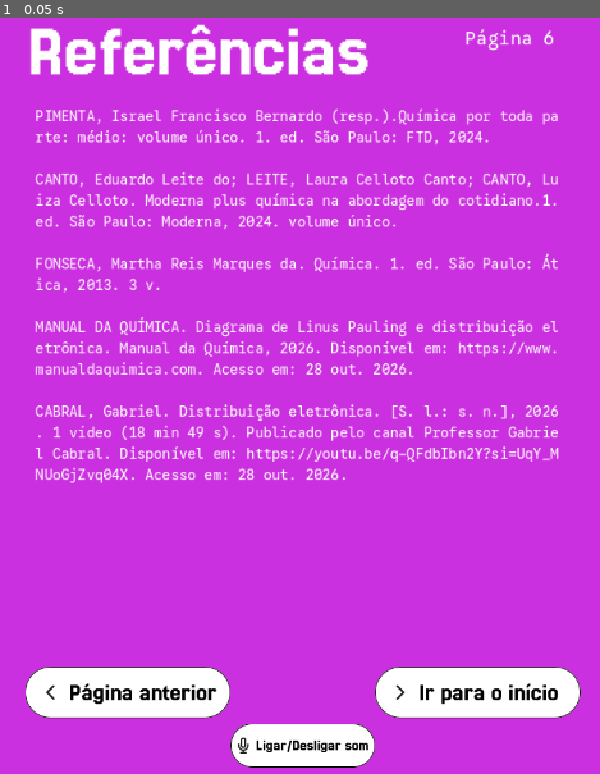
Above: before the commit, frame 1.
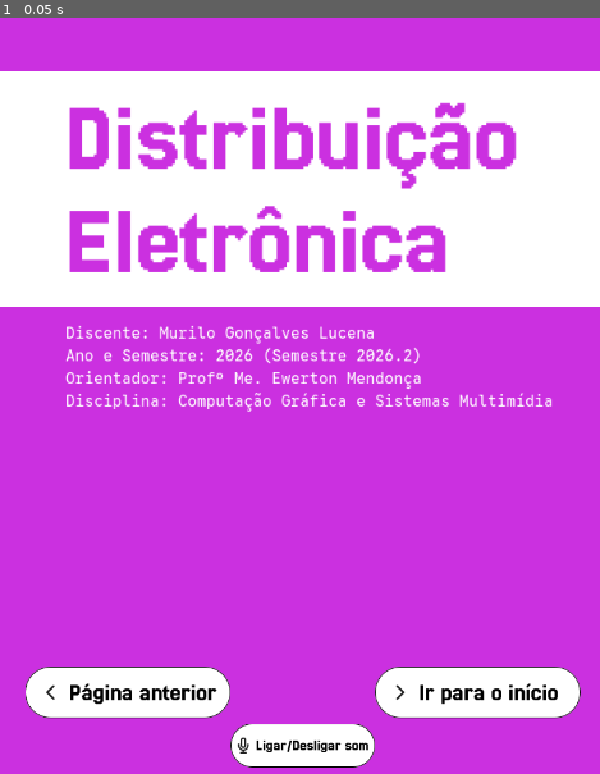
Above: after the commit, the same moment.

Repository: ilmoruuu/distribuicao-eletronica-CGSM
Game: Godot game, scene res://scenes/ContraCapa.tscn
Two runs of this game, one before a commit and one after it. Both use one fixed random seed, a clock stepped at 60 frames per second and the inputs below. This scene is started directly instead of the project's main scene.
Inputs:
- Up to frame 1 (0.05 s): no input

The runs differ from the first frame. In frame 1, 34% of the frame differs, in the area x 0-100%, y 0-62%.

Commit message:
feat: adição da tela de contra-capa

Diff:
--- a/distribuicao-eletronica-cgsm/scenes/ContraCapa.tscn
+++ b/distribuicao-eletronica-cgsm/scenes/ContraCapa.tscn
@@ -8,15 +8,12 @@
 
 [sub_resource type="LabelSettings" id="LabelSettings_itym7"]
 font = ExtResource("4_qu3kr")
-font_size = 96
+font_size = 128
+font_color = Color(0.79607844, 0.1882353, 0.8784314, 1)
 
-[sub_resource type="LabelSettings" id="LabelSettings_alf3y"]
+[sub_resource type="LabelSettings" id="LabelSettings_6o4we"]
 font = ExtResource("5_4ib4y")
-font_size = 24
-
-[sub_resource type="LabelSettings" id="LabelSettings_m5a1v"]
-font = ExtResource("5_4ib4y")
-font_size = 18
+font_size = 20
 
 [node name="ContraCapa" type="Node2D" unique_id=493268727]
 
@@ -62,37 +59,29 @@
 
 [node name="Node2D2" type="Node2D" parent="." unique_id=1397859668]
 
+[node name="ColorRect" type="ColorRect" parent="Node2D2" unique_id=979892640]
+offset_top = 113.0
+offset_right = 768.0
+offset_bottom = 415.0
+
 [node name="Label" type="Label" parent="Node2D2" unique_id=1079752193]
-offset_left = 35.0
-offset_top = 39.0
-offset_right = 473.0
-offset_bottom = 136.0
-text = "Referências"
+offset_left = 83.0
+offset_top = 135.0
+offset_right = 664.0
+offset_bottom = 396.0
+text = "Distribuição
+Eletrônica"
 label_settings = SubResource("LabelSettings_itym7")
 vertical_alignment = 2
 
-[node name="Label3" type="Label" parent="Node2D2" unique_id=885652751]
-offset_left = 595.0
-offset_top = 55.0
-offset_right = 710.0
-offset_bottom = 86.0
-text = "Página 6"
-label_settings = SubResource("LabelSettings_alf3y")
-vertical_alignment = 2
-
-[node name="Label2" type="Label" parent="Node2D2" unique_id=2996646]
-offset_left = 45.0
-offset_top = 159.0
-offset_right = 725.0
-offset_bottom = 759.0
-text = "PIMENTA, Israel Francisco Bernardo (resp.).Química por toda parte: médio: volume único. 1. ed. São Paulo: FTD, 2024.
-
-CANTO, Eduardo Leite do; LEITE, Laura Celloto Canto; CANTO, Luiza Celloto. Moderna plus química na abordagem do cotidiano.1. ed. São Paulo: Moderna, 2024. volume único.
-
-FONSECA, Martha Reis Marques da. Química. 1. ed. São Paulo: Ática, 2013. 3 v.
-
-MANUAL DA QUÍMICA. Diagrama de Linus Pauling e distribuição eletrônica. Manual da Química, 2026. Disponível em: https://www.manualdaquimica.com. Acesso em: 28 out. 2026.
-
-CABRAL, Gabriel. Distribuição eletrônica. [S. l.: s. n.], 2026. 1 vídeo (18 min 49 s). Publicado pelo canal Professor Gabriel Cabral. Disponível em: https://youtu.be/q-QFdbIbn2Y?si=UqY_MNUoGjZvq04X. Acesso em: 28 out. 2026."
-label_settings = SubResource("LabelSettings_m5a1v")
-autowrap_mode = 1
+[node name="Label2" type="Label" parent="Node2D2" unique_id=585693022]
+offset_left = 84.0
+offset_top = 435.0
+offset_right = 770.0
+offset_bottom = 602.0
+text = "Discente: Murilo Gonçalves Lucena
+Ano e Semestre: 2026 (Semestre 2026.2)
+Orientador: Profº Me. Ewerton Mendonça
+Disciplina: Computação Gráfica e Sistemas Multimídia
+"
+label_settings = SubResource("LabelSettings_6o4we")
--- /dev/null
+++ b/distribuicao-eletronica-cgsm/scenes/Referências.tscn
@@ -0,0 +1,98 @@
+[gd_scene format=3 uid="uid://8sdxecgkrwcp"]
+
+[ext_resource type="Texture2D" uid="uid://dw50yk4mqxhjg" path="res://assets/buttons/Botão Avançar.svg" id="1_53g2t"]
+[ext_resource type="Texture2D" uid="uid://cjnw4v4uvd7nr" path="res://assets/buttons/Botão Retornar.svg" id="2_xy1lq"]
+[ext_resource type="Texture2D" uid="uid://b8db1pute5s0" path="res://assets/buttons/Desativa som.svg" id="3_yifna"]
+[ext_resource type="FontFile" uid="uid://baej48sjobnwb" path="res://assets/fonts/Jersey25-Regular.ttf" id="4_6t31j"]
+[ext_resource type="FontFile" uid="uid://b64b1xyj42ae2" path="res://assets/fonts/GoogleSansCode-VariableFont_MONO,wght.ttf" id="5_pkxpt"]
+
+[sub_resource type="LabelSettings" id="LabelSettings_itym7"]
+font = ExtResource("4_6t31j")
+font_size = 96
+
+[sub_resource type="LabelSettings" id="LabelSettings_alf3y"]
+font = ExtResource("5_pkxpt")
+font_size = 24
+
+[sub_resource type="LabelSettings" id="LabelSettings_m5a1v"]
+font = ExtResource("5_pkxpt")
+font_size = 18
+
+[node name="ContraCapa" type="Node2D" unique_id=493268727]
+
+[node name="Node2D" type="Node2D" parent="." unique_id=1576075037]
+
+[node name="ColorRect" type="ColorRect" parent="Node2D" unique_id=2145652388]
+offset_right = 768.0
+offset_bottom = 1024.0
+color = Color(0.79607844, 0.1882353, 0.8784314, 1)
+
+[node name="Control" type="Control" parent="." unique_id=1903045391]
+layout_mode = 3
+anchors_preset = 0
+offset_right = 40.0
+offset_bottom = 40.0
+
+[node name="Button" type="Button" parent="Control" unique_id=538550138]
+layout_mode = 1
+offset_left = 476.0
+offset_top = 871.0
+offset_right = 749.0
+offset_bottom = 947.0
+icon = ExtResource("1_53g2t")
+flat = true
+
+[node name="Button2" type="Button" parent="Control" unique_id=371368335]
+layout_mode = 0
+offset_left = 28.0
+offset_top = 871.0
+offset_right = 301.0
+offset_bottom = 947.0
+icon = ExtResource("2_xy1lq")
+flat = true
+
+[node name="Button3" type="Button" parent="Control" unique_id=1736494507]
+layout_mode = 0
+offset_left = 291.0
+offset_top = 944.0
+offset_right = 486.0
+offset_bottom = 1010.0
+icon = ExtResource("3_yifna")
+flat = true
+
+[node name="Node2D2" type="Node2D" parent="." unique_id=1397859668]
+
+[node name="Label" type="Label" parent="Node2D2" unique_id=1079752193]
+offset_left = 35.0
+offset_top = 39.0
+offset_right = 473.0
+offset_bottom = 136.0
+text = "Referências"
+label_settings = SubResource("LabelSettings_itym7")
+vertical_alignment = 2
+
+[node name="Label3" type="Label" parent="Node2D2" unique_id=885652751]
+offset_left = 595.0
+offset_top = 55.0
+offset_right = 710.0
+offset_bottom = 86.0
+text = "Página 6"
+label_settings = SubResource("LabelSettings_alf3y")
+vertical_alignment = 2
+
+[node name="Label2" type="Label" parent="Node2D2" unique_id=2996646]
+offset_left = 45.0
+offset_top = 159.0
+offset_right = 725.0
+offset_bottom = 759.0
+text = "PIMENTA, Israel Francisco Bernardo (resp.).Química por toda parte: médio: volume único. 1. ed. São Paulo: FTD, 2024.
+
+CANTO, Eduardo Leite do; LEITE, Laura Celloto Canto; CANTO, Luiza Celloto. Moderna plus química na abordagem do cotidiano.1. ed. São Paulo: Moderna, 2024. volume único.
+
+FONSECA, Martha Reis Marques da. Química. 1. ed. São Paulo: Ática, 2013. 3 v.
+
+MANUAL DA QUÍMICA. Diagrama de Linus Pauling e distribuição eletrônica. Manual da Química, 2026. Disponível em: https://www.manualdaquimica.com. Acesso em: 28 out. 2026.
+
+CABRAL, Gabriel. Distribuição eletrônica. [S. l.: s. n.], 2026. 1 vídeo (18 min 49 s). Publicado pelo canal Professor Gabriel Cabral. Disponível em: https://youtu.be/q-QFdbIbn2Y?si=UqY_MNUoGjZvq04X. Acesso em: 28 out. 2026."
+label_settings = SubResource("LabelSettings_m5a1v")
+autowrap_mode = 1
